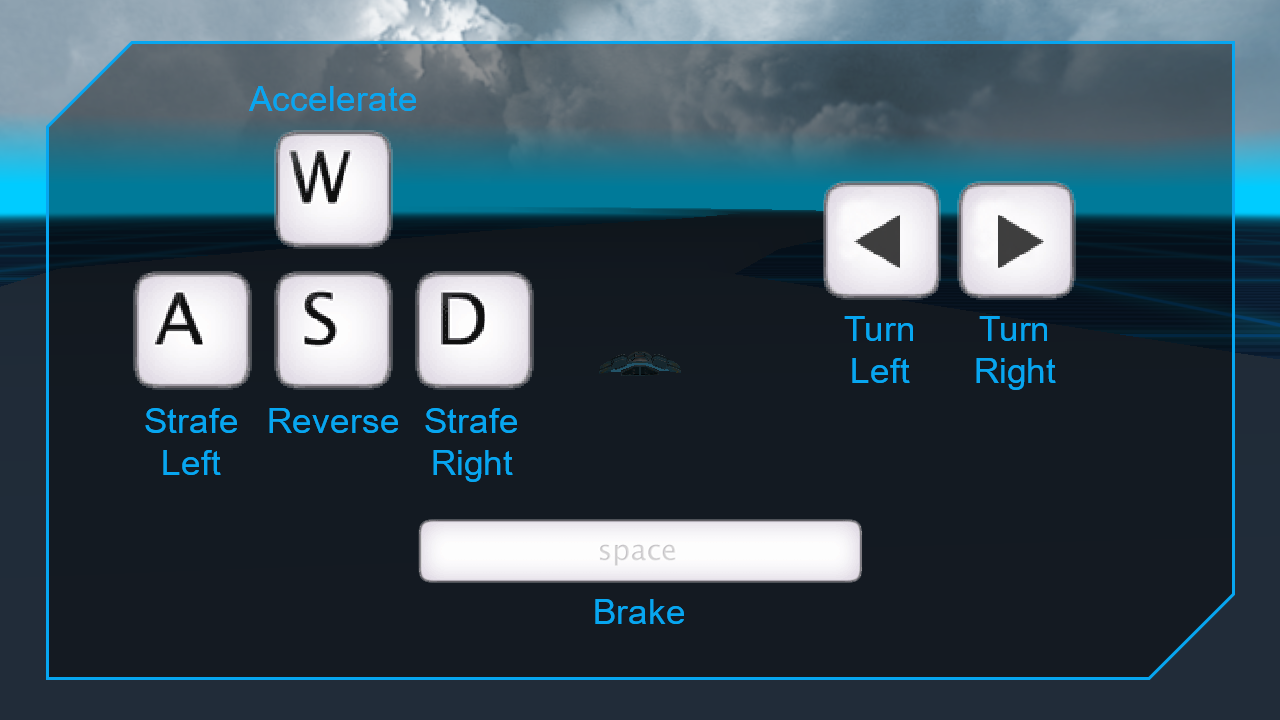
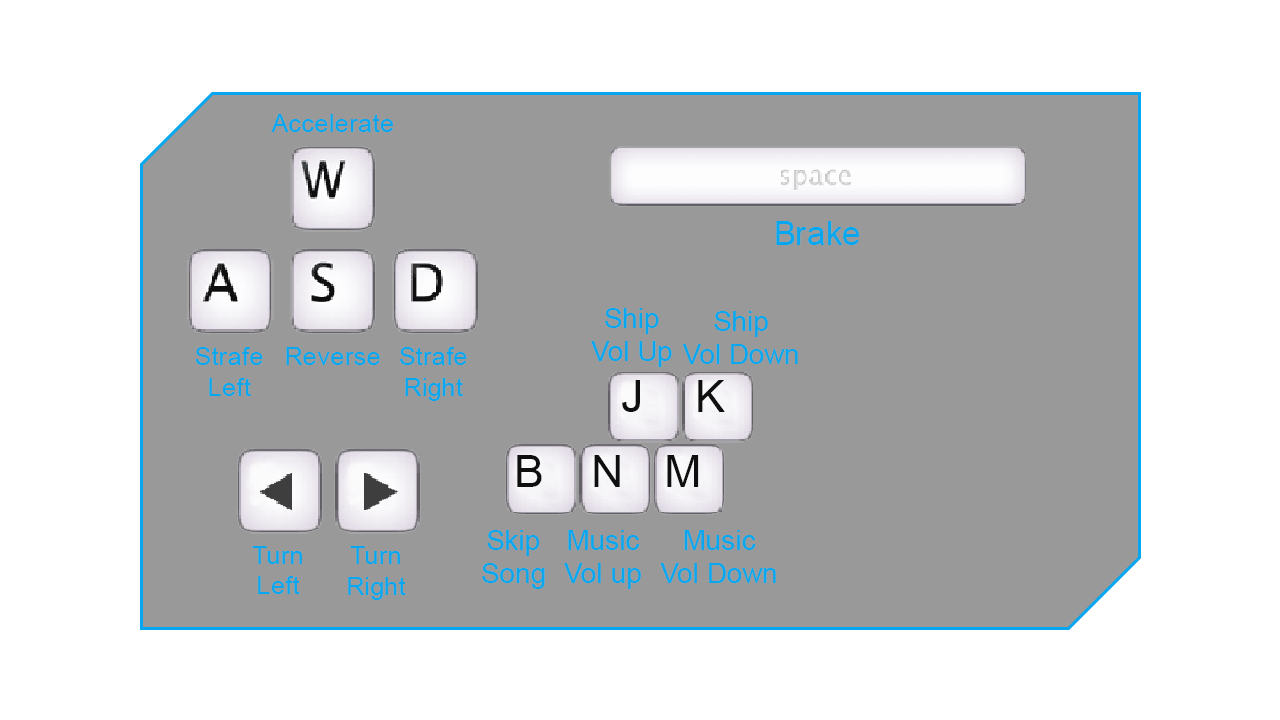
Layers edited between the first and the second 1280 × 720 image:
added group "Audio" with 11 layers above "Space" over [482, 308, 798, 589]
added layer "Ship Vol Down" in group "Audio" over [682, 311, 798, 364]
added layer "Ship Vol Up" in group "Audio" over [591, 308, 672, 367]
added layer "Music Vol up" in group "Audio" over [564, 530, 641, 589]
added layer "Music Vol Down" in group "Audio" over [660, 530, 776, 583]
added layer "Skip Song" in group "Audio" over [482, 530, 545, 589]
added layer "K" in group "Audio" over [698, 380, 725, 412]
added layer "M" in group "Audio" over [667, 455, 699, 487]
added layer "Keys" in group "Audio" over [505, 372, 753, 515]
added group "Space" (1st of 2) with 2 layers above "Arrows" over [609, 146, 1027, 245]
moved "Brake" into group "Space", painted on it over [595, 221, 859, 624]
moved "Space" (2nd of 2, in "Space") into group "Space", painted on it over [418, 146, 1027, 583]
added group "Arrows" (1st of 2) with 3 layers above "WASD" over [237, 448, 421, 600]
moved "Turn Right" into group "Arrows", painted on it over [348, 316, 1056, 600]
moved "Turn Left" into group "Arrows", painted on it over [252, 316, 913, 594]
moved "Arrows" (2nd of 2, in "Arrows") into group "Arrows", painted on it over [237, 181, 1076, 534]
added group "WASD" (1st of 2) with 5 layers above "Blank Key" over [187, 114, 478, 401]
moved "Strafe Left" into group "WASD", painted on it over [145, 347, 263, 475]
moved "Strafe Right" into group "WASD", painted on it over [400, 347, 517, 482]
moved "Reverse" into group "WASD", painted on it over [269, 347, 398, 433]
moved "Accelerate" into group "WASD", painted on it over [249, 86, 416, 132]
moved "WASD" (2nd of 2, in "WASD") into group "WASD", painted on it over [133, 130, 534, 390]
painted on "Menu Background" over [46, 41, 1235, 680]
hid "Game Screenshot" over [0, 0, 1280, 720]
…and 3 more changes (3 added)
